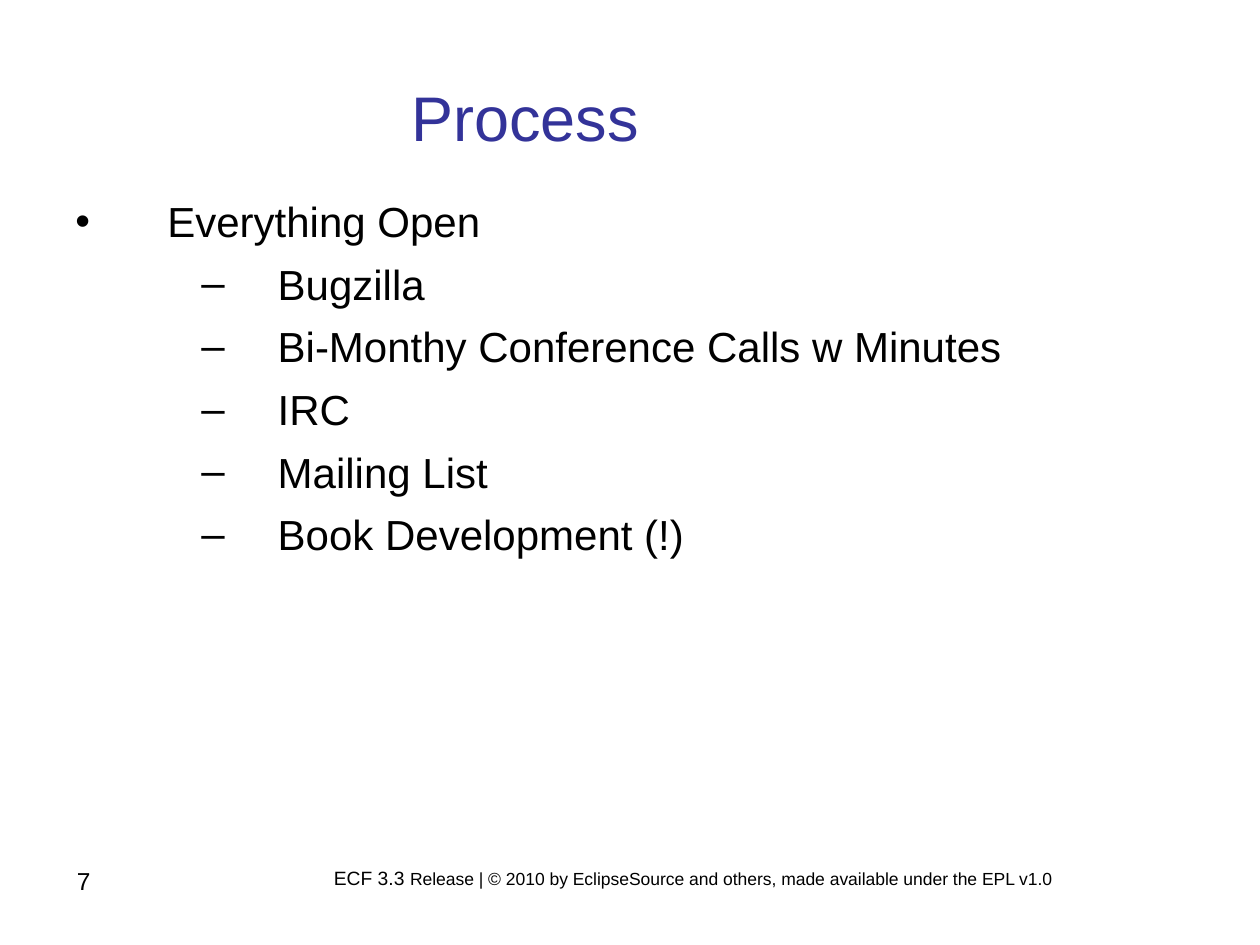
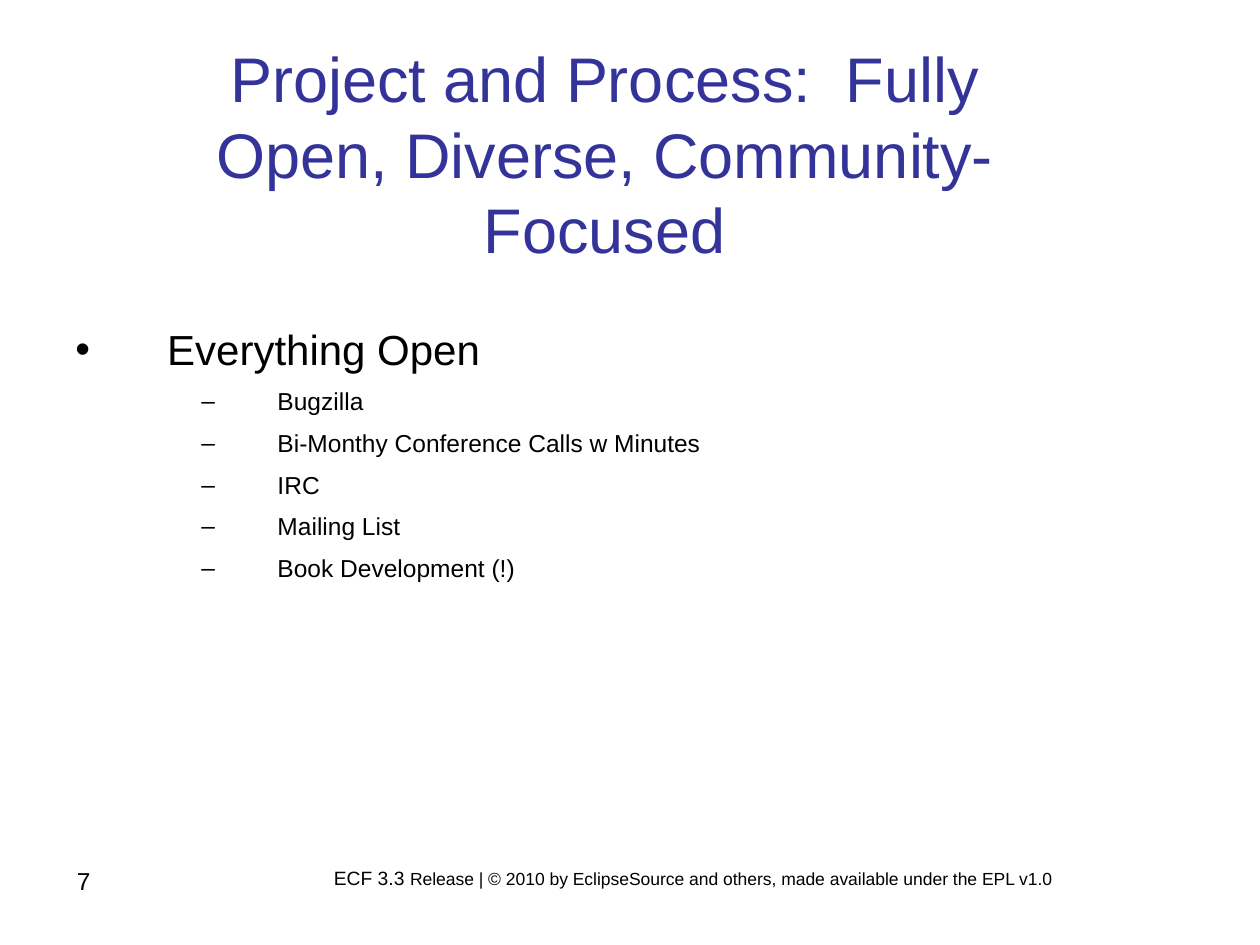
Before and after one commit to eclipse/ecf-website, a slide deck: slide 7 of reviews/ECF_Project_3.3_Release_Review.ppt. Drawn at 1260x945 pixels with LibreOffice and Linux fonts; fonts in the diff are those of the drawing; background and template pictures are left out. Boxes give left, top, right and bottom in pixels: in the first picture for what was removed or moved away, otherwise in the second. Text is boxed around its words. In the diff, an @@ line names an element or a change of style, - is before the commit and + after.

```diff
--- a/reviews/ECF_Project_3.3_Release_Review.ppt
+++ b/reviews/ECF_Project_3.3_Release_Review.ppt
@@ text at (x1=216, y1=56, x2=992, y2=254): text changed @@
-Process
+Project and Process: Fully Open, Diverse, Community-Focused
@@ text "Everything Open" moved from (x1=167, y1=206, x2=1001, y2=559) to (x1=167, y1=334, x2=700, y2=582) @@
@@ text at (x1=277, y1=392, x2=700, y2=582): size 24 to 14 pt in "Bugzilla", "Bi-Monthy Conference Calls w Minutes", "IRC", "Mailing List" and 1 more places; indent changed @@
```
Also in this commit, not shown: 7 other slides changed, 1 other file.
